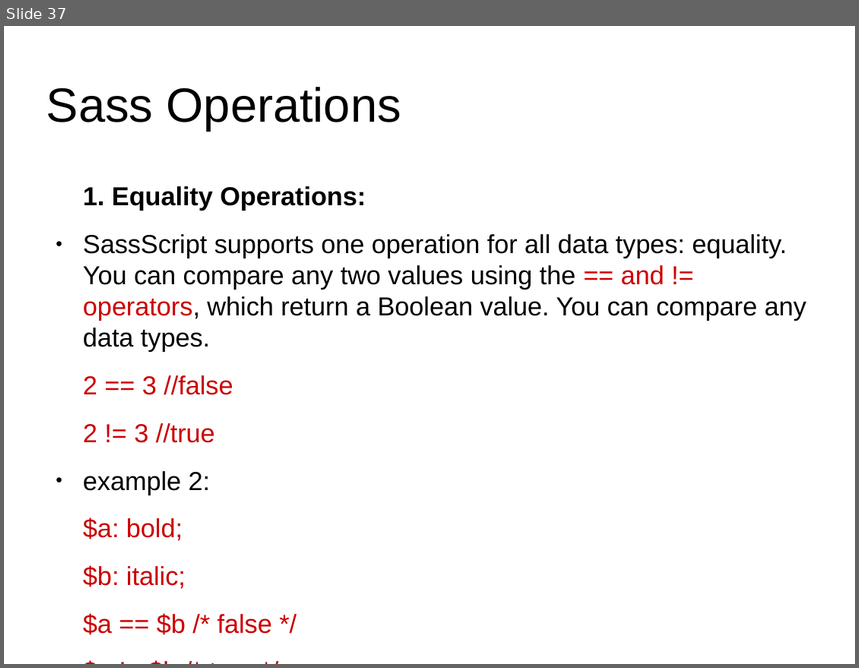
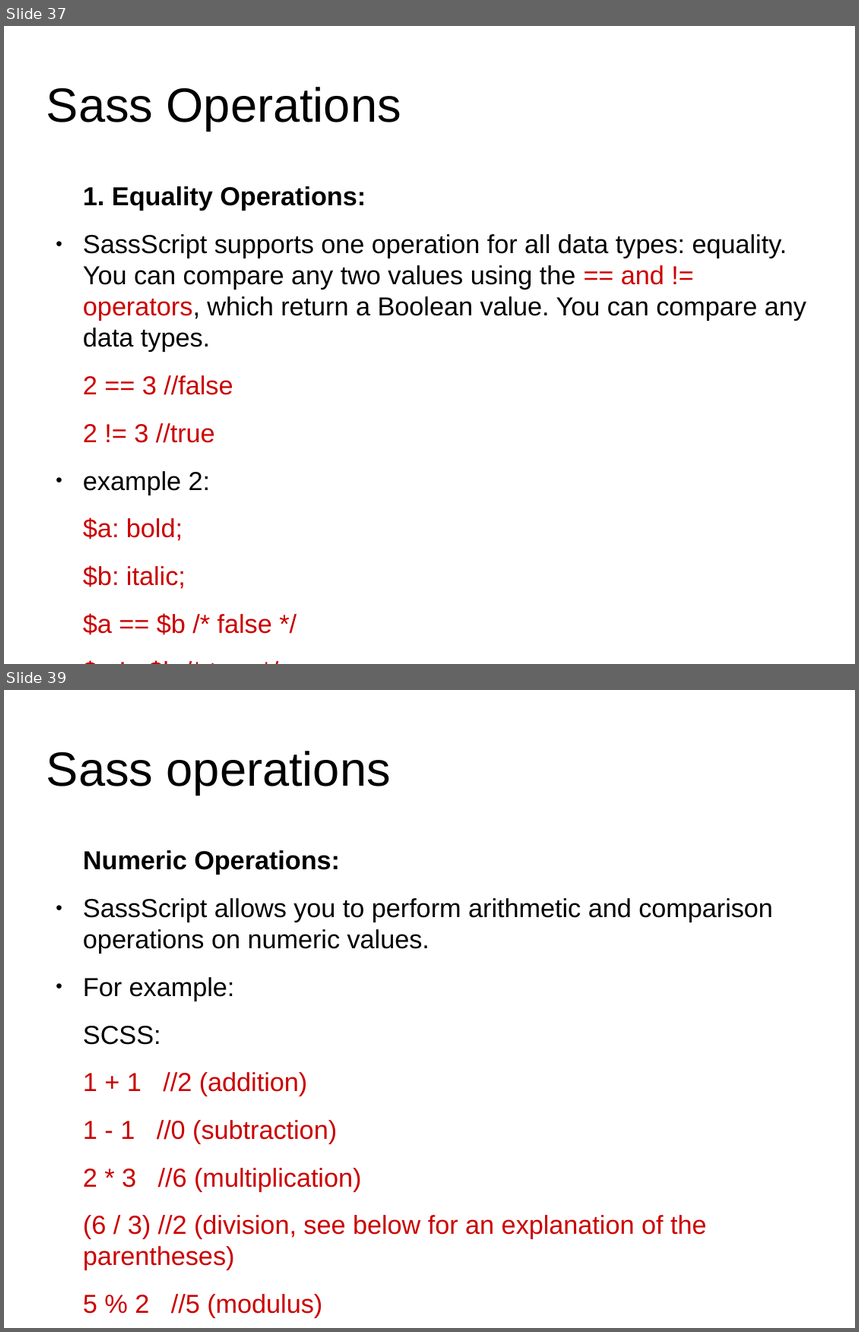
Before and after one commit to anumsh/SASS-Basics, a slide deck: SASS_basics.odp. Shown one above the other, each under a label of ours: slide 37 before the commit, slides 37 and 39 after it; the slides between them are not shown. The pictures are 859x668 and 859x1332 pixels, drawn with LibreOffice and Linux fonts; fonts in the diff are those of the drawing; background and template pictures are left out. Boxes give left, top, right and bottom in pixels: in the first picture for what was removed or moved away, otherwise in the second. Text is boxed around its words. In the diff, an @@ line names an element or a change of style, - is before the commit and + after.

Commit message:
feat: Sass Operations - string,color,comparison

```diff
--- a/SASS_basics.odp
+++ b/SASS_basics.odp
@@ slide 39 added at [4, 690, 855, 1328], background #FFFFFF @@
@@ title added at [47, 751, 391, 795], 44.8 pt, text #000000 @@
+Sass operations
@@ text added at [83, 850, 773, 1319], 24.3 pt, text #CC0000 @@
+Numeric Operations:
+● SassScript allows you to perform arithmetic and comparison operations on numeric values.
+● For example:
+SCSS:
+1 + 1 //2 (addition)
+1 - 1 //0 (subtraction)
+2 * 3 //6 (multiplication)
+(6 / 3) //2 (division, see below for an explanation of the parentheses)
+5 % 2 //5 (modulus)
+-3 //3 less than zero (negation)
```
Also in this commit, not shown: 1 slide changed, 5 other slides added.
